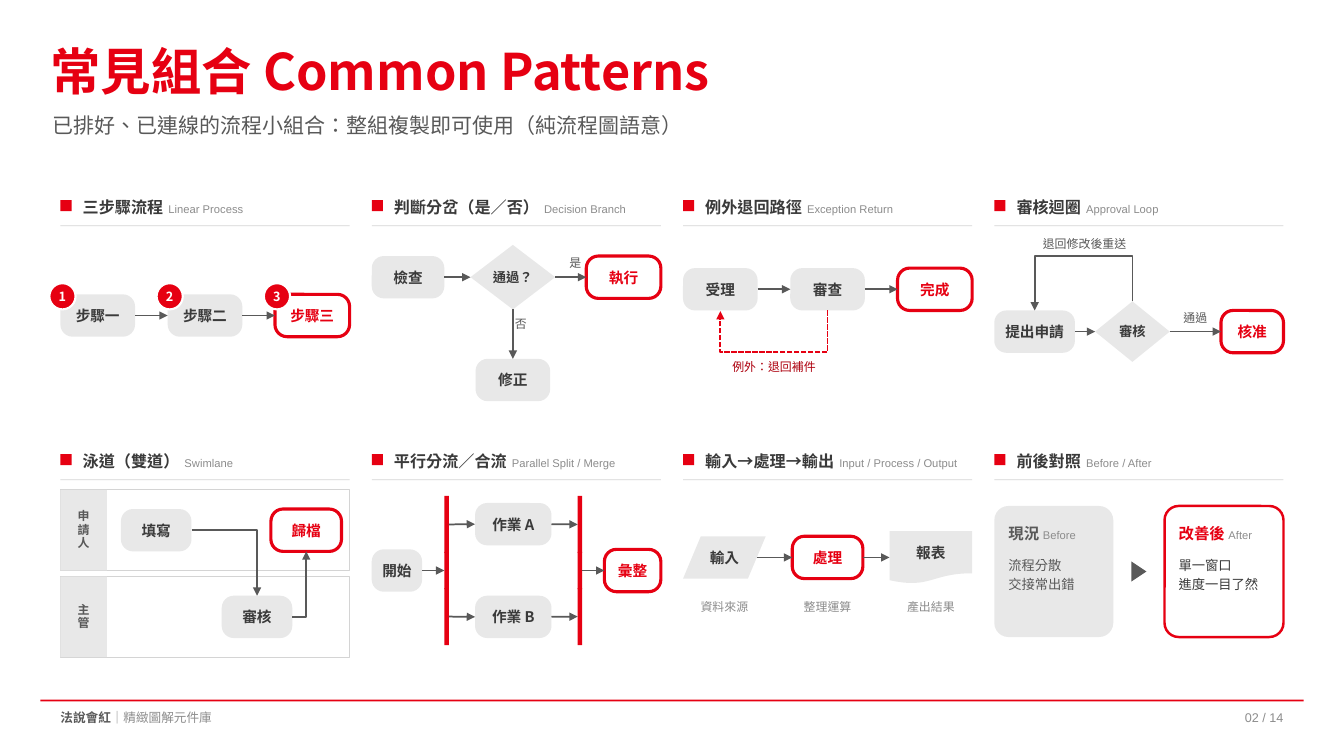
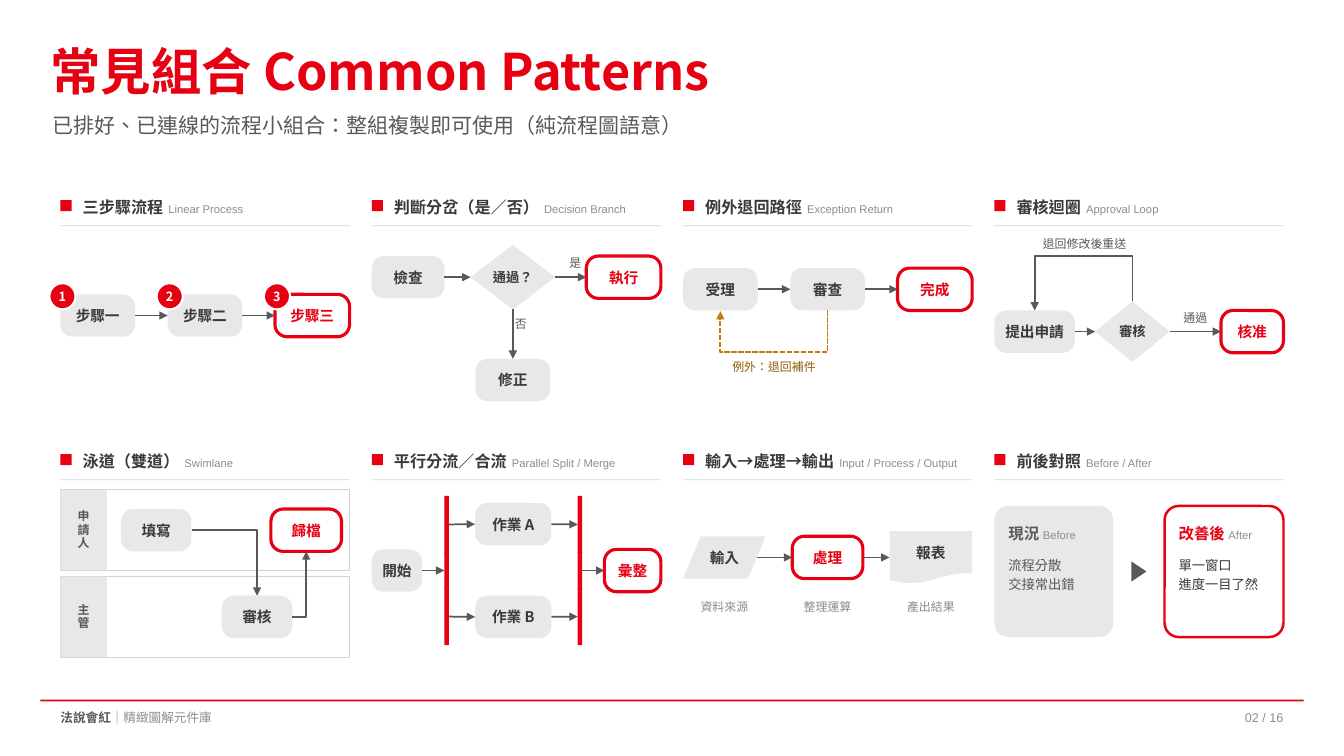
Before and after one commit to hctsaik/ppt-style-studio, a slide deck: slide 2 of out/kit-investor.pptx. Drawn at 1344x756 pixels with LibreOffice and Linux fonts; fonts in the diff are those of the drawing. Boxes give left, top, right and bottom in pixels: in the first picture for what was removed or moved away, otherwise in the second. Text is boxed around its words. In the diff, an @@ line names an element or a change of style, - is before the commit and + after.

```diff
--- a/out/kit-investor.pptx
+++ b/out/kit-investor.pptx
@@ elbow arrow (828, 311) - (721, 312): stroke #E60012 1.25 pt dashed to #C27C0E 1.25 pt dashed @@
@@ text "例外：退回補件" at box(732, 361, 815, 372): text colour #AD000E to #925D0B @@
@@ text at box(1245, 713, 1283, 722): text changed @@
-02 / 14
+02 / 16
```
Also in this commit, not shown: 13 other slides changed, 2 slides added, 32 other files.
